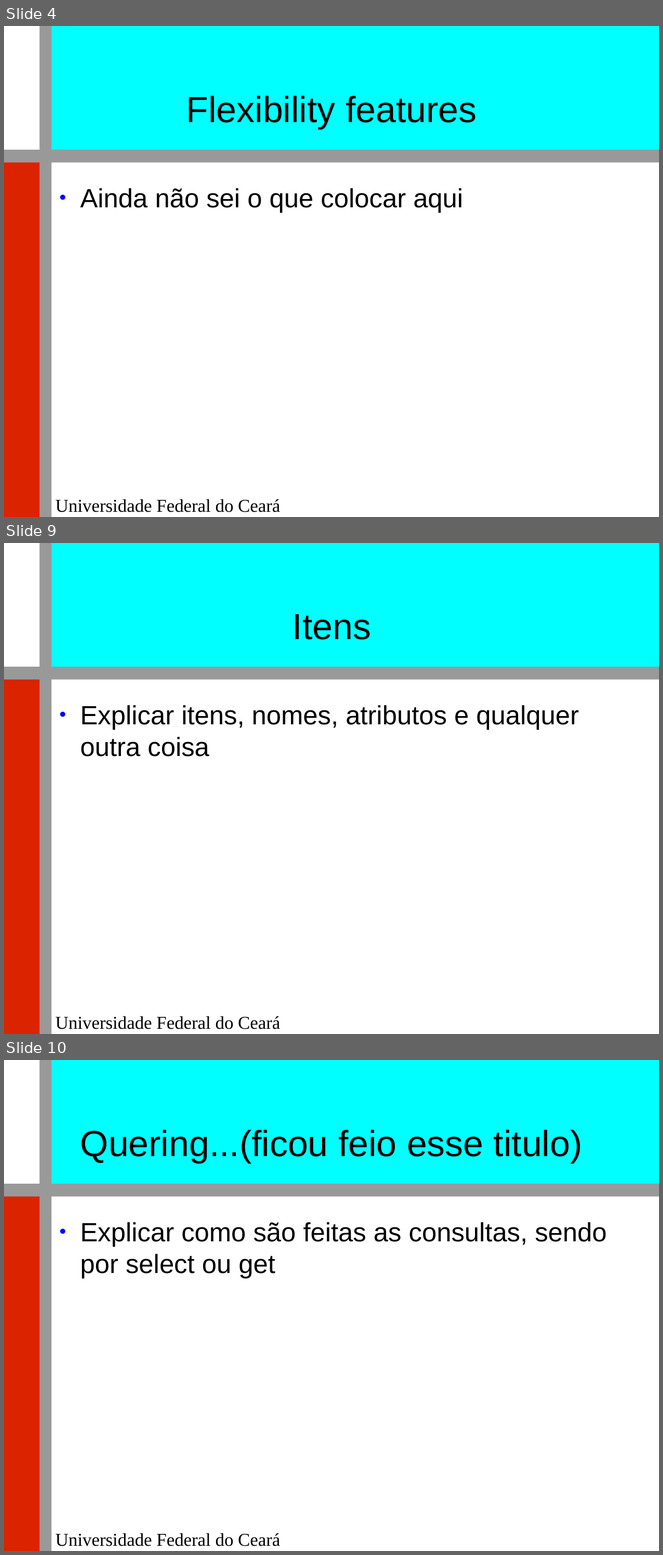
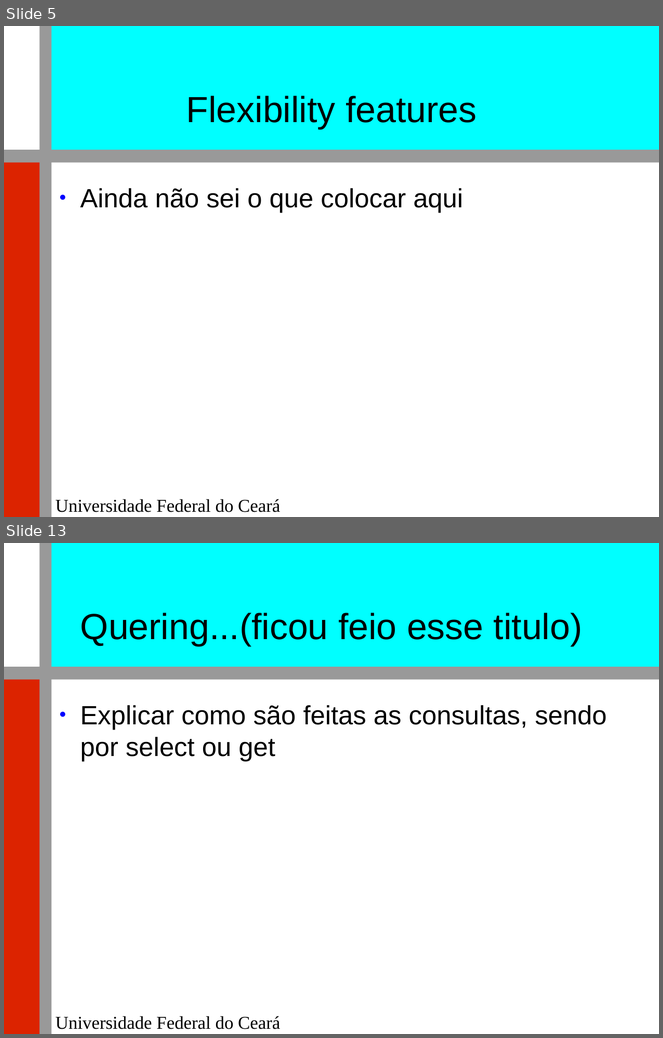
Before and after one commit to renatocjn/NoSQL_TF, a slide deck: Apresentação.odp. Shown one above the other, each under a label of ours: slides 4, 9 and 10 before the commit, slides 5 and 13 after it; the slides between them are not shown. The pictures are 663x1555 and 663x1038 pixels, drawn with LibreOffice and Linux fonts; fonts in the diff are those of the drawing; background and template pictures are left out. Boxes give left, top, right and bottom in pixels: in the first picture for what was removed or moved away, otherwise in the second. Text is boxed around its words. In the diff, an @@ line names an element or a change of style, - is before the commit and + after.

```diff
--- a/Apresentação.odp
+++ b/Apresentação.odp
@@ slide 9 removed at (4, 543, 659, 1034), background #FFFFFF; not listed: 5 template elements that a slide beside it also shows @@
@@ title removed at (293, 614, 371, 640) @@
-Itens
@@ text removed at (80, 705, 579, 757) @@
-● Explicar itens, nomes, atributos e qualquer outra coisa
@@ what was slide 4 is now slide 5 @@
@@ what was slide 10 is now slide 13 @@
```
Also in this commit, not shown: 3 slides changed, 7 slides added, 3 other slides removed, 1 other file.
